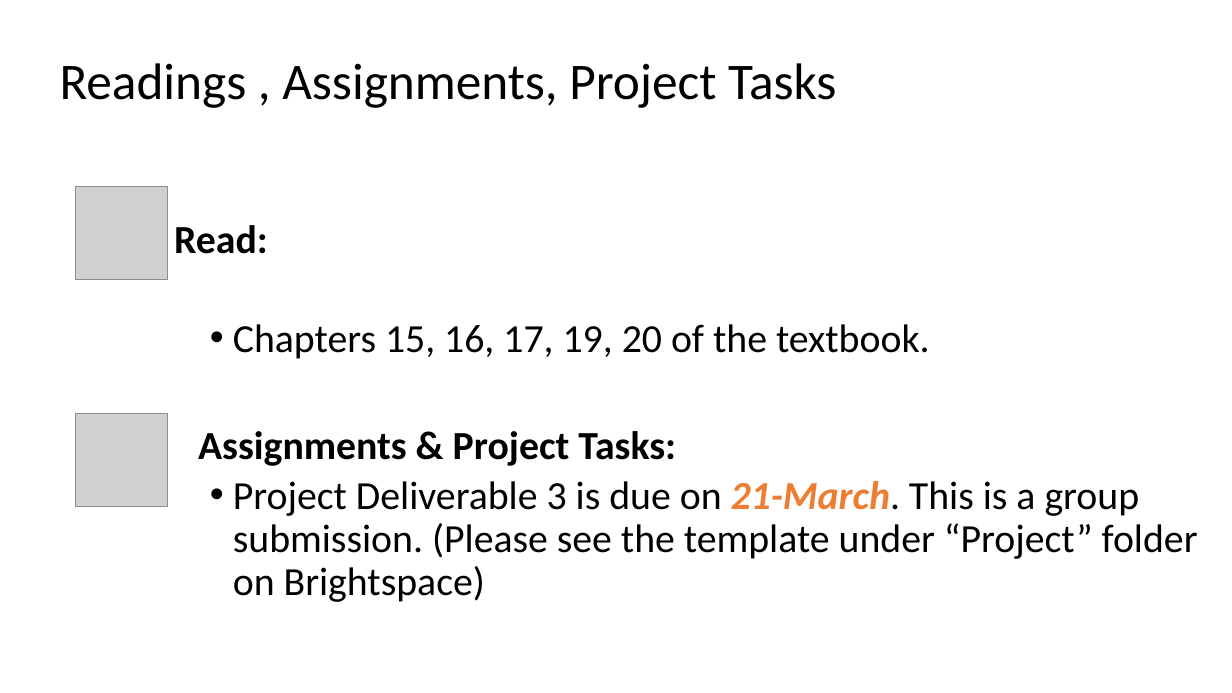
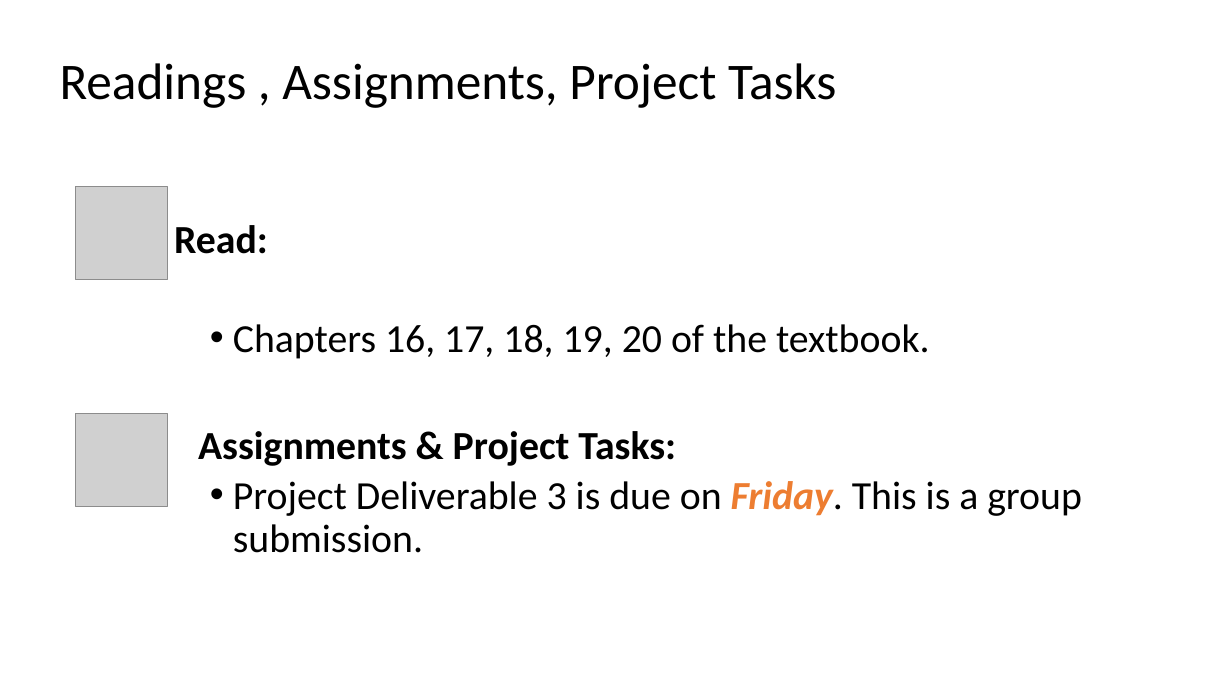
Before and after one commit to kthanasi-git/SW_Engineering, a slide deck: slide 50 of SOFTWARE ENGINEERING/SLIDES/13- Introduction to Software Testing.pptx (slide 51 before the commit). Drawn at 1232x693 pixels with LibreOffice and Linux fonts; fonts in the diff are those of the drawing; grey boxes stand for pictures. Boxes give left, top, right and bottom in pixels: in the first picture for what was removed or moved away, otherwise in the second. Text is boxed around its words. In the diff, an @@ line names an element or a change of style, - is before the commit and + after.

```diff
--- a/SOFTWARE ENGINEERING/SLIDES/13- Introduction to Software Testing.pptx
+++ b/SOFTWARE ENGINEERING/SLIDES/13- Introduction to Software Testing.pptx
@@ text at (x1=233, y1=324, x2=930, y2=359): text changed @@
-    • Chapters 15, 16, 17, 19, 20 of the textbook.
+    • Chapters 16, 17, 18, 19, 20 of the textbook.
@@ text at (x1=233, y1=481, x2=1082, y2=553): text changed @@
-    • Project Deliverable 3 is due on 21-March. This is a group submission. (Please see the template under “Project” folder on Brightspace)
+    • Project Deliverable 3 is due on Friday. This is a group submission.
```
Also in this commit, not shown: 6 other slides changed, 8 slides added, 9 slides removed, 5 other files.
